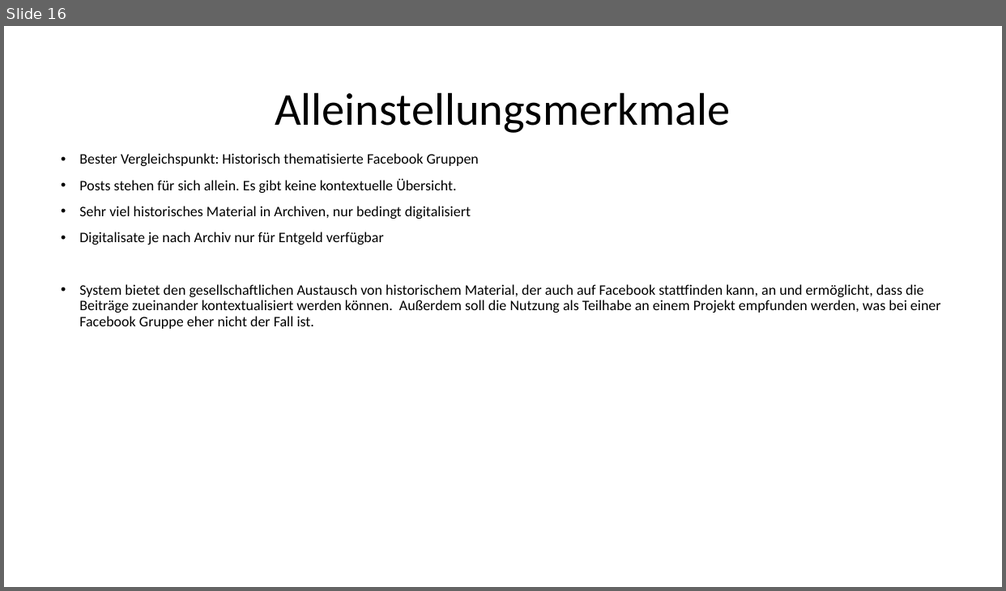
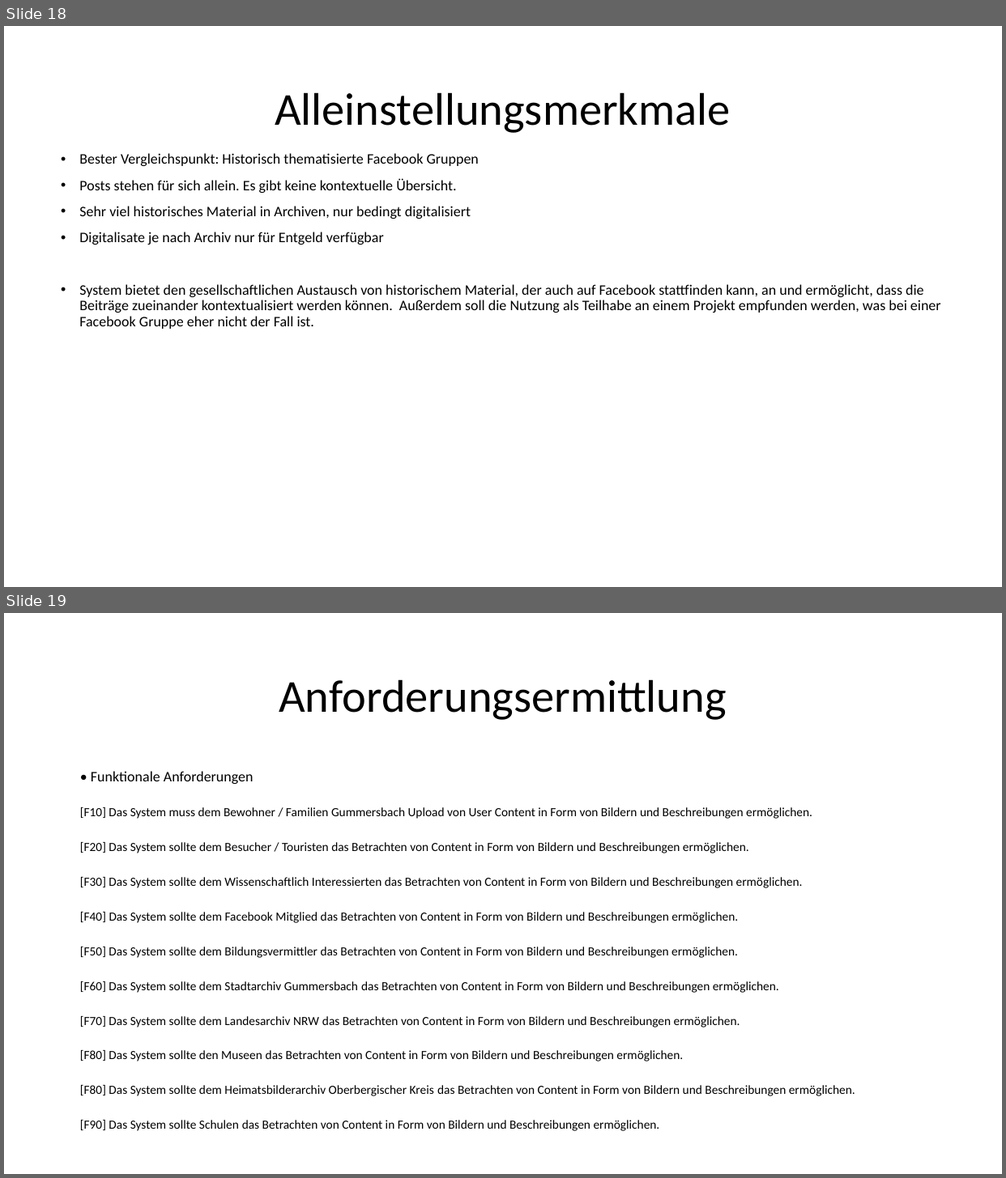
Before and after one commit to sebastiankoch10/EPWS2223HausenKochZimmer, a slide deck: EPWS2223HausenKochZimmer Audit 1.pptx. Shown one above the other, each under a label of ours: slide 16 before the commit, slides 18 and 19 after it. The pictures are 1006x591 and 1006x1178 pixels, drawn with LibreOffice and Linux fonts; fonts in the diff are those of the drawing. Boxes give left, top, right and bottom in pixels: in the first picture for what was removed or moved away, otherwise in the second. Text is boxed around its words. In the diff, an @@ line names an element or a change of style, - is before the commit and + after.

```diff
--- a/EPWS2223HausenKochZimmer Audit 1.pptx
+++ b/EPWS2223HausenKochZimmer Audit 1.pptx
@@ slide 19 added at (4,613,1002,1174), background #FFFFFF @@
@@ title added at (279,679,726,720), 44 pt, text #000000 @@
+Anforderungsermittlung
@@ text added at (80,771,855,1131), 12 pt, text #000000 @@
+• Funktionale Anforderungen
+[F10] Das System muss dem Bewohner / Familien Gummersbach Upload von User Content in Form von Bildern und Beschreibungen ermöglichen.
+[F20] Das System sollte dem Besucher / Touristen das Betrachten von Content in Form von Bildern und Beschreibungen ermöglichen.
+[F30] Das System sollte dem Wissenschaftlich Interessierten das Betrachten von Content in Form von Bildern und Beschreibungen ermöglichen.
+[F40] Das System sollte dem Facebook Mitglied das Betrachten von Content in Form von Bildern und Beschreibungen ermöglichen.
+[F50] Das System sollte dem Bildungsvermittler das Betrachten von Content in Form von Bildern und Beschreibungen ermöglichen.
+[F60] Das System sollte dem Stadtarchiv Gummersbach das Betrachten von Content in Form von Bildern und Beschreibungen ermöglichen.
+[F70] Das System sollte dem Landesarchiv NRW das Betrachten von Content in Form von Bildern und Beschreibungen ermöglichen.
+[F80] Das System sollte den Museen das Betrachten von Content in Form von Bildern und Beschreibungen ermöglichen.
+[F80] Das System sollte dem Heimatsbilderarchiv Oberbergischer Kreis das Betrachten von Content in Form von Bildern und Beschreibungen ermöglichen.
+[F90] Das System sollte Schulen das Betrachten von Content in Form von Bildern und Beschreibungen ermöglichen.
@@ what was slide 16 is now slide 18 @@
```
Also in this commit, not shown: 4 other slides added, 1 other file.
